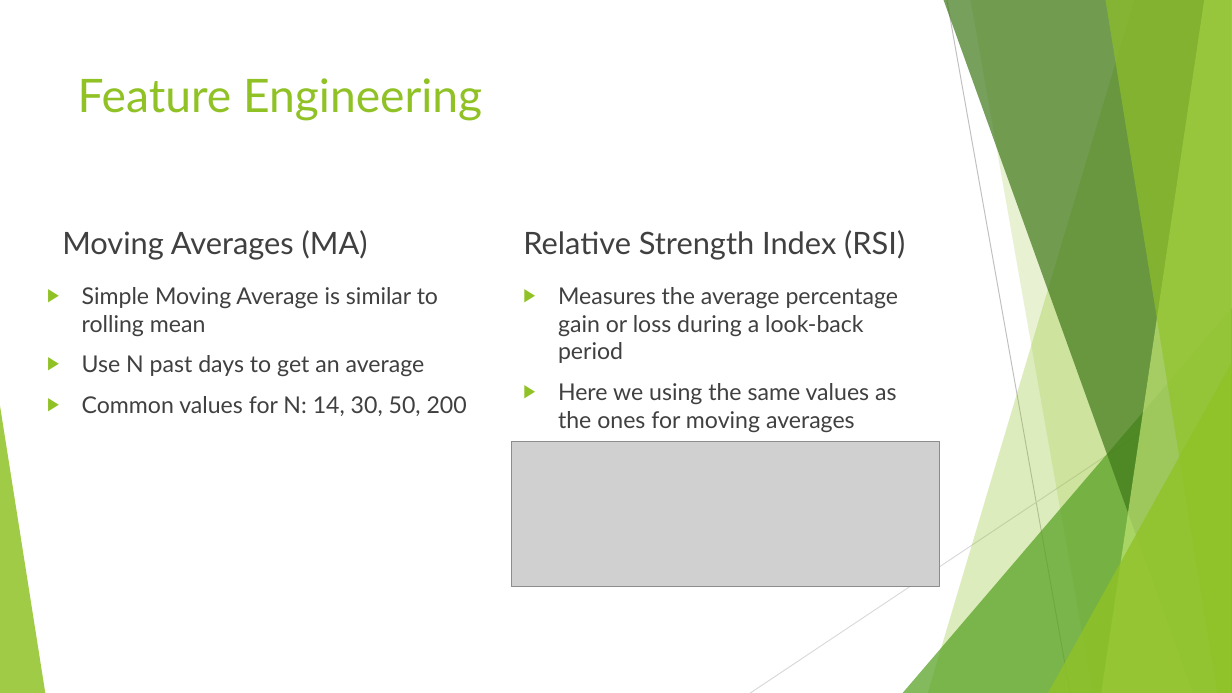
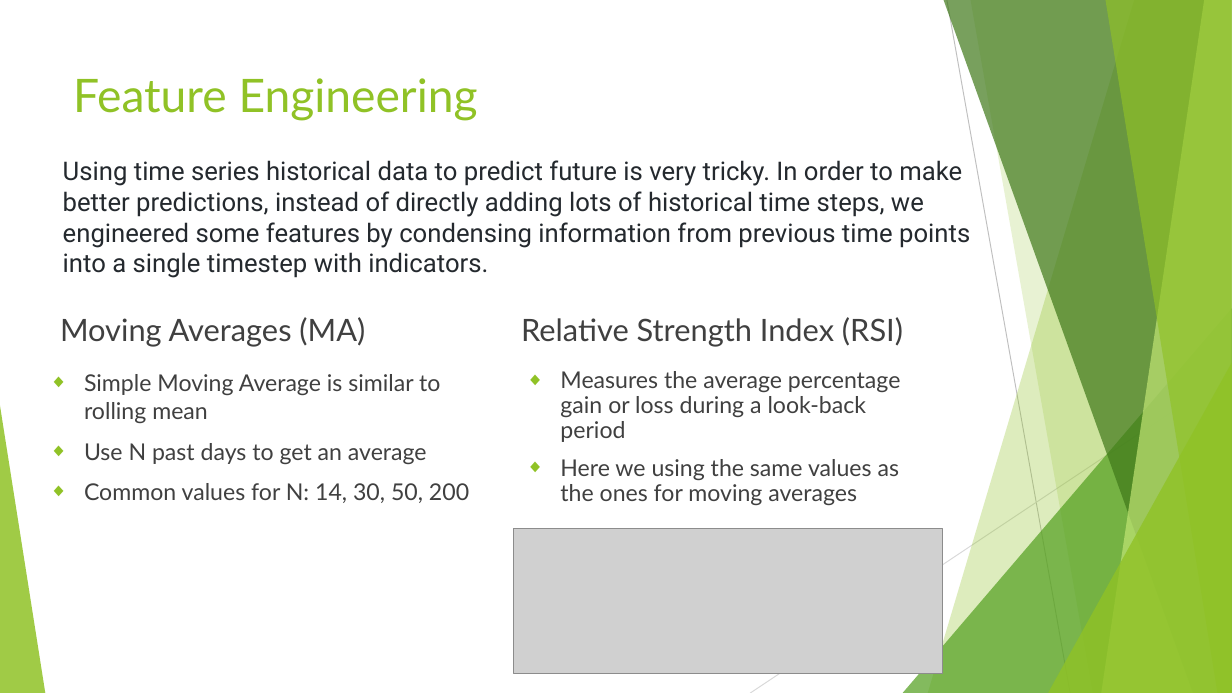
Before and after one commit to wenliangz/cs777-term-project, a slide deck: slide 6 of docs/presentation.pptx. Drawn at 1232x693 pixels with LibreOffice and Linux fonts; fonts in the diff are those of the drawing; grey boxes stand for pictures. Boxes give left, top, right and bottom in pixels: in the first picture for what was removed or moved away, otherwise in the second. Text is boxed around its words. In the diff, an @@ line names an element or a change of style, - is before the commit and + after.

```diff
--- a/docs/presentation.pptx
+++ b/docs/presentation.pptx
@@ title "Feature Engineering": place and size @@
-title "Feature Engineering" at (78, 78, 482, 121)
+title "Feature Engineering" at (73, 78, 478, 121)
@@ text added at (63, 160, 970, 278), 20 pt, text #24292E @@
+Using time series historical data to predict future is very tricky. In order to make better predictions, instead of directly adding lots of historical time steps, we engineered some features by condensing information from previous time points into a single timestep with indicators.
@@ text "Moving Averages (MA)": place and size @@
-text "Moving Averages (MA)" at (62, 230, 368, 260)
+text "Moving Averages (MA)" at (60, 317, 365, 347)
@@ text "Relative Strength Index (RSI)": place and size @@
-text "Relative Strength Index (RSI)" at (523, 230, 905, 260)
+text "Relative Strength Index (RSI)" at (521, 317, 903, 347)
@@ triangle removed at (903, 308, 1232, 693) @@
@@ freeform shape added at (903, 308, 1232, 693), fill #54A021 at 72% opacity @@
@@ text "Simple Moving Average is similar ...": place and size @@
-text "Simple Moving Average is similar ..." at (82, 287, 467, 416)
+text "Simple Moving Average is similar ..." at (84, 374, 469, 503)
@@ text "Simple Moving Average is similar ..." at (84, 374, 469, 503): bullet ▶ to ◆ @@
@@ text "Measures the average percentage gain ...": place and size @@
-text "Measures the average percentage gain ..." at (558, 287, 899, 432)
+text "Measures the average percentage gain ..." at (560, 371, 901, 505)
@@ text "Measures the average percentage gain ..." at (560, 371, 901, 505): bullet ▶ to ◆; line spacing 1 to 0.9 @@
@@ picture: place and size @@
-picture at (512, 441, 941, 586)
+picture at (514, 529, 943, 674)
```
Also in this commit, not shown: 11 other slides changed.
